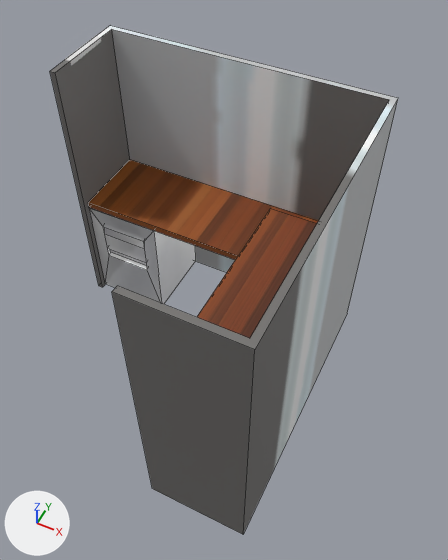
The Blender file UnreliableNarratorv1/Assets/Scenes/GameLevel/Assets/assets/desk.blend as it was, and as the next commit left it.
Rendered twice from a 50 mm lens placed at (1.53, 0.94, 4.0), pointed at (0.31, 3.37, 0.96). Lighting does not change. The marker at lower left points along +X, +Y and +Z. Mesh edges are drawn as thin lines on the coarser meshes.

Names of what the first picture shows: 'Cube', 'Desk panels', 'desk', 'drawer2'.
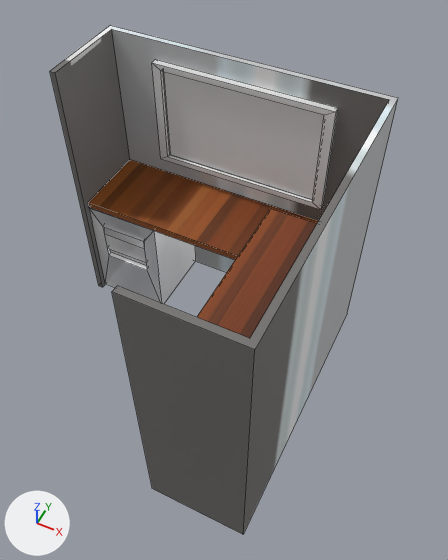
Where the change shows, as pixel boxes (x1, y1, x2, y2) in the pictures (448 x 560 px):
'corkborder', added: after (163, 71, 324, 200)
'corkboard', added: after (152, 60, 338, 210)

What changed in the scene script:
```text
Add me_cube_004:
    me_cube_004.from_pydata([(-0.9, 0.13, -0.9), (-0.9, 0.13, 0.9), (0.9, 0.13, 0.9), (0.9, 0.13, -0.9)], [], [(3, 2, 1, 0)])
Add me_cube_001:
    me_cube_001.from_pydata(...)  # 24 vertices, 21 faces; spans x -1.0..1.0, y -1.0..1.0, z -1.0..1.0
Add ob_corkborder:
    ob_corkborder = bpy.data.objects.new('corkborder', me_cube_004)
    ob_corkborder.location = (0.017, 4.198, 1.47)
    ob_corkborder.scale = (0.65, 0.0239, 0.396)
Add ob_corkboard:
    ob_corkboard = bpy.data.objects.new('corkboard', me_cube_001)
    ob_corkboard.location = (0.017, 4.198, 1.47)
    ob_corkboard.scale = (0.65, 0.0239, 0.396)
```
